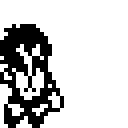
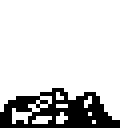
Layered file, before and after one edit (w=128, h=128). Changes by layer:
added layer "suelo" above "golpeadaagachada" over [0, 24, 120, 128]
added layer "golpeadaagachada" above "golpeada" over [0, 24, 120, 128]
added layer "golpeada" above "cubrirseagachada" over [0, 24, 120, 128]
added layer "cubrirse" above "piñadebilsalto" over [0, 24, 120, 128]
hid "piñadebilsalto" over [0, 24, 120, 128]
showed "piñafuertesalto", painted on it over [0, 24, 120, 128]
showed "patadadebilsalto" over [0, 24, 120, 128]
showed "caminar" over [0, 24, 120, 128]
